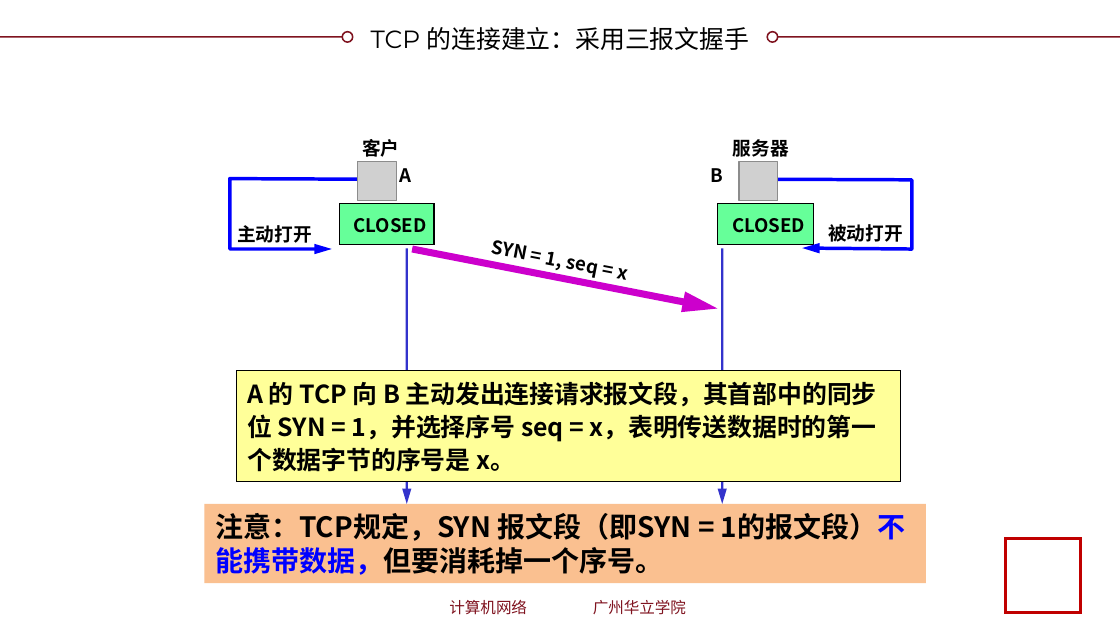
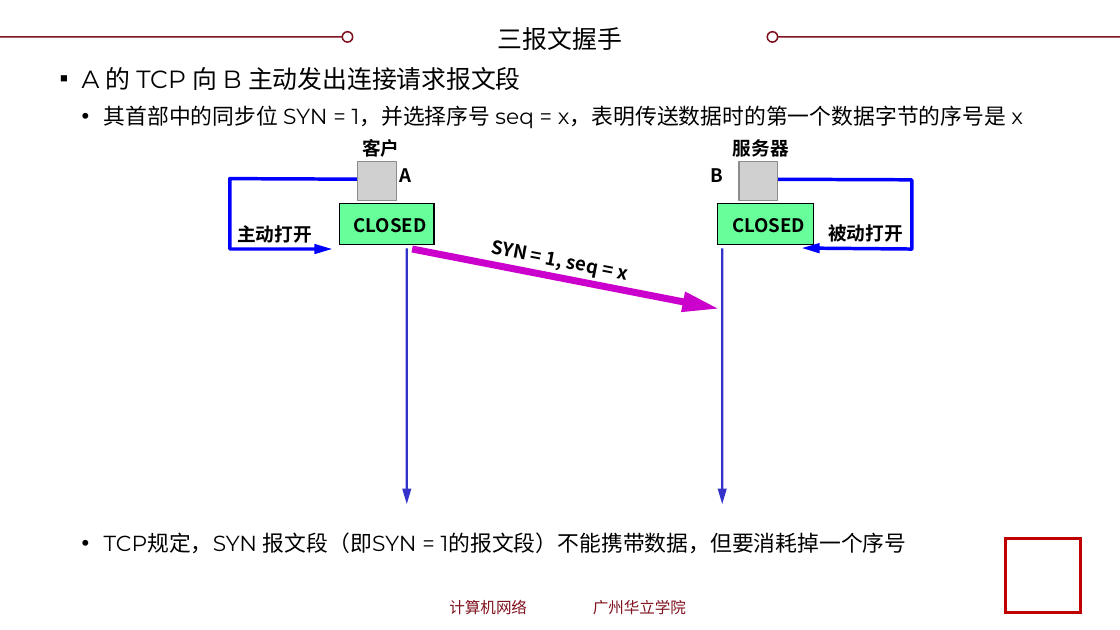
Before and after one commit to glplaman/glplaman.github.io, a slide deck: slide 201 of network/ppt/chap5.pptx. Drawn at 1120x630 pixels with LibreOffice and Linux fonts; fonts in the diff are those of the drawing; grey boxes stand for pictures; background and template pictures are left out. Boxes give left, top, right and bottom in pixels: in the first picture for what was removed or moved away, otherwise in the second. Text is boxed around its words. In the diff, an @@ line names an element or a change of style, - is before the commit and + after.

```diff
--- a/network/ppt/chap5.pptx
+++ b/network/ppt/chap5.pptx
@@ title at (498, 27, 622, 50): text changed @@
-TCP 的连接建立：采用三报文握手
+三报文握手
@@ text "A 的 TCP 向 B ...": place and size @@
-text "A 的 TCP 向 B ..." at (236, 371, 900, 482)
+text "A 的 TCP 向 B ..." at (82, 67, 1023, 553)
@@ text "A 的 TCP 向 B ..." at (82, 67, 1023, 553): fill #FFFF99 to none; outline #000000 0.75 pt to none @@
@@ text at (82, 67, 1023, 553): text changed; size 16 to 14 pt; font Noto Sans CJK SC to Montserrat; bold off @@
-A 的 TCP 向 B 主动发出连接请求报文段，其首部中的同步位 SYN = 1，并选择序号 seq = x，表明传送数据时的第一个数据字节的序号是 x。
+▪ A 的 TCP 向 B 主动发出连接请求报文段
+  • 其首部中的同步位 SYN = 1，并选择序号 seq = x，表明传送数据时的第一个数据字节的序号是 x
+  • TCP规定，SYN 报文段（即SYN = 1的报文段）不能携带数据，但要消耗掉一个序号
@@ rectangle removed at (204, 504, 925, 584) @@
-注意：TCP规定，SYN 报文段（即SYN = 1的报文段）不能携带数据，但要消耗掉一个序号。
```
Also in this commit, not shown: 15 other slides changed, 1 slide removed, 3 other files.
